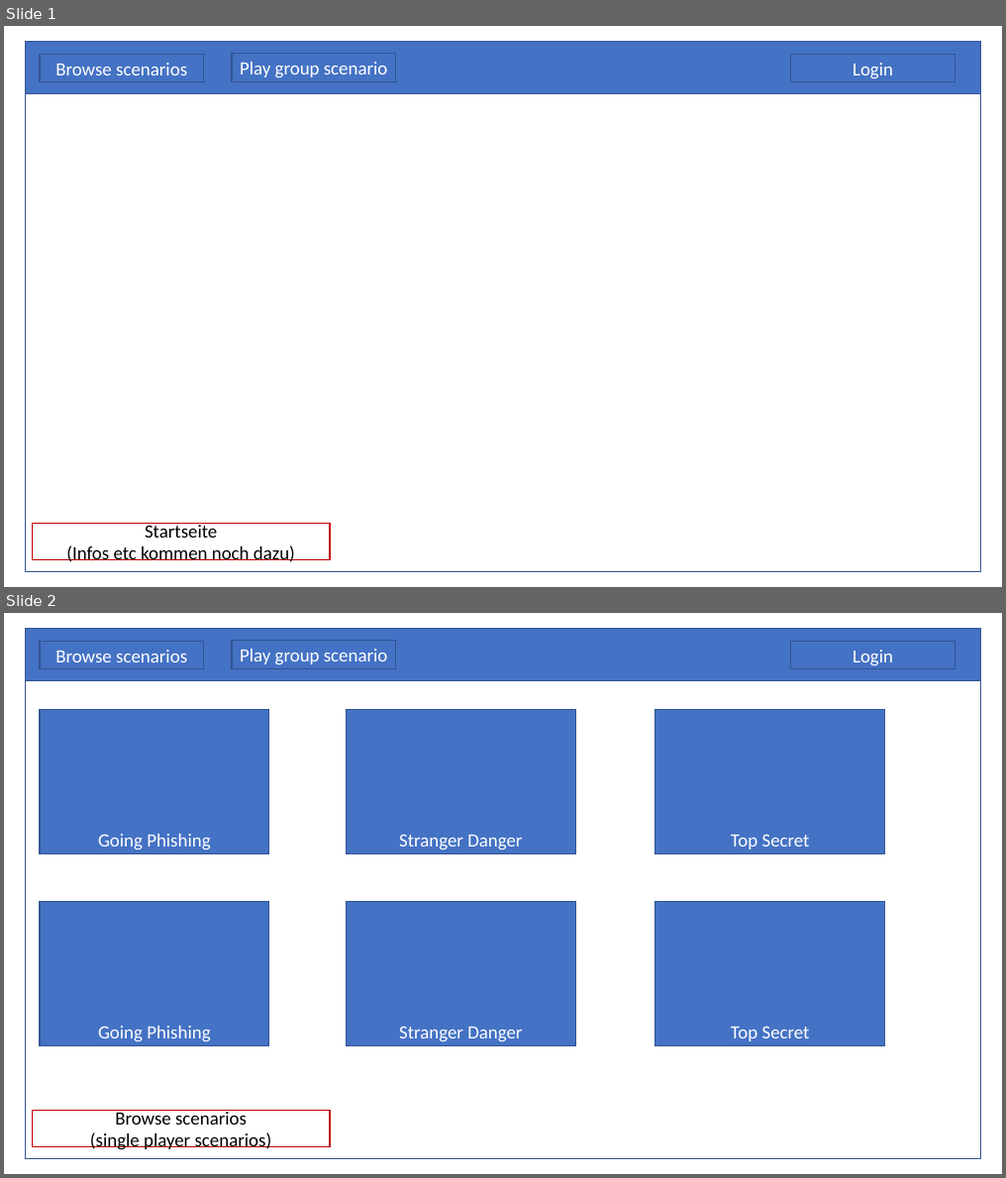
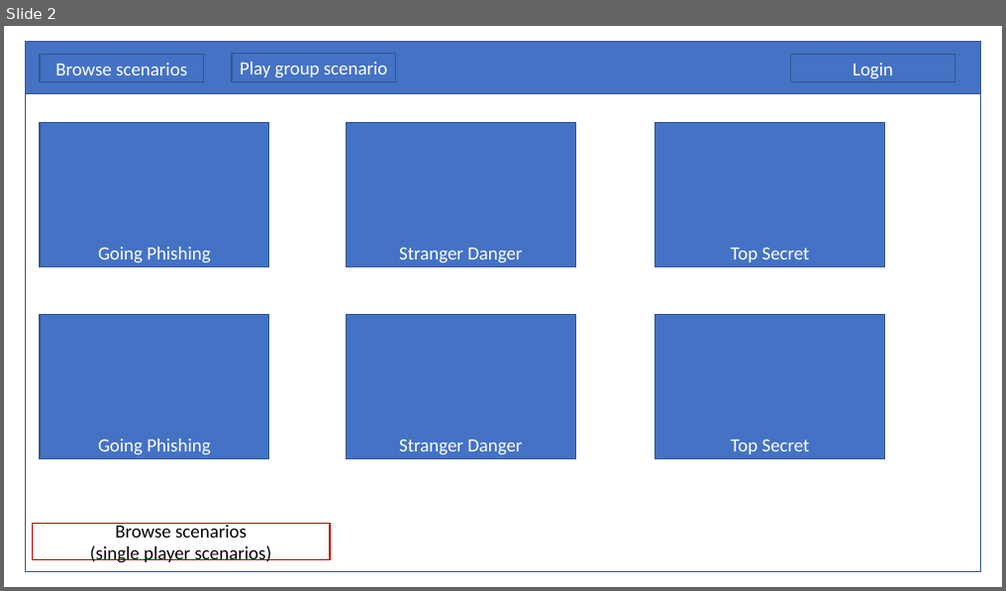
Before and after one commit to Elias-Ladenburger/CSEP, a slide deck: artefacts/concept-1.0/ideation/Lofi Wireframes.pptx. Shown one above the other, each under a label of ours: slides 1 and 2 before the commit, slide 2 after it. The pictures are 1006x1178 and 1006x591 pixels, drawn with LibreOffice and Linux fonts; fonts in the diff are those of the drawing. Boxes give left, top, right and bottom in pixels: in the first picture for what was removed or moved away, otherwise in the second. Text is boxed around its words. In the diff, an @@ line names an element or a change of style, - is before the commit and + after.

```diff
--- a/artefacts/concept-1.0/ideation/Lofi Wireframes.pptx
+++ b/artefacts/concept-1.0/ideation/Lofi Wireframes.pptx
@@ slide 1 removed at [4,26,1002,587], background #FFFFFF @@
@@ rectangle removed at [26,41,981,572] @@
@@ rectangle removed at [26,41,981,93] @@
@@ rectangle removed at [40,54,204,82] @@
-Browse scenarios
@@ rectangle removed at [232,53,395,81] @@
-Play group scenario
@@ rectangle removed at [791,54,954,82] @@
-Login
@@ rectangle removed at [33,524,331,561] @@
-Startseite
-(Infos etc kommen noch dazu)
```
Also in this commit, not shown: 8 slides changed, 7 slides added.
